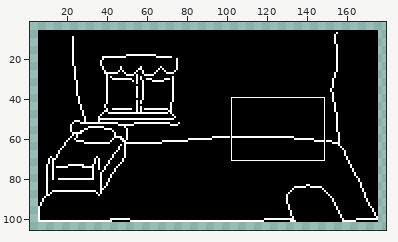
File history of a pixel-art file, images/room.ase. Above, an overview of the earlier version with the close-up marked.
Close-up. First the earlier version:
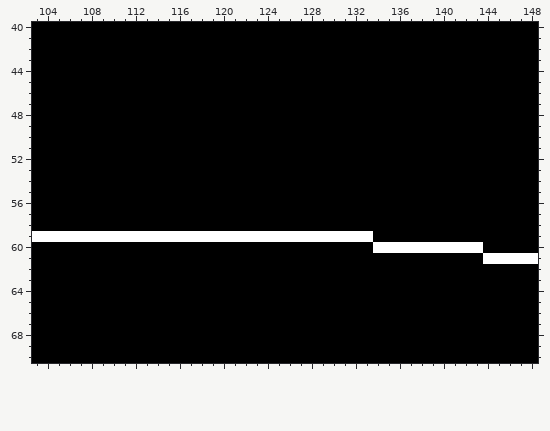
183x109 pixels, 1 frame. Shown: x 103..148, y 40..70. The wide view leaves out empty margins.
And afterwards:
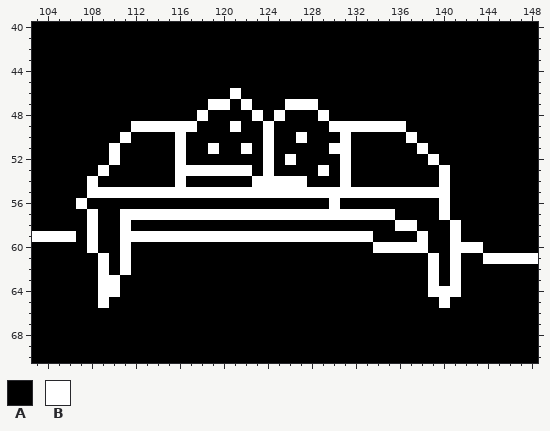
Palette (. is transparent): A #000000  B #ffffff
The exact change:
@@ x 103..148 @@
 45 AAAAAAAAAAAAAAAAAAAAAAAAAAAAAAAAAAAAAAAAAAAAAA
-46 AAAAAAAAAAAAAAAAAAAAAAAAAAAAAAAAAAAAAAAAAAAAAA
-47 AAAAAAAAAAAAAAAAAAAAAAAAAAAAAAAAAAAAAAAAAAAAAA
-48 AAAAAAAAAAAAAAAAAAAAAAAAAAAAAAAAAAAAAAAAAAAAAA
-49 AAAAAAAAAAAAAAAAAAAAAAAAAAAAAAAAAAAAAAAAAAAAAA
-50 AAAAAAAAAAAAAAAAAAAAAAAAAAAAAAAAAAAAAAAAAAAAAA
-51 AAAAAAAAAAAAAAAAAAAAAAAAAAAAAAAAAAAAAAAAAAAAAA
-52 AAAAAAAAAAAAAAAAAAAAAAAAAAAAAAAAAAAAAAAAAAAAAA
-53 AAAAAAAAAAAAAAAAAAAAAAAAAAAAAAAAAAAAAAAAAAAAAA
-54 AAAAAAAAAAAAAAAAAAAAAAAAAAAAAAAAAAAAAAAAAAAAAA
-55 AAAAAAAAAAAAAAAAAAAAAAAAAAAAAAAAAAAAAAAAAAAAAA
-56 AAAAAAAAAAAAAAAAAAAAAAAAAAAAAAAAAAAAAAAAAAAAAA
-57 AAAAAAAAAAAAAAAAAAAAAAAAAAAAAAAAAAAAAAAAAAAAAA
-58 AAAAAAAAAAAAAAAAAAAAAAAAAAAAAAAAAAAAAAAAAAAAAA
-59 BBBBBBBBBBBBBBBBBBBBBBBBBBBBBBBAAAAAAAAAAAAAAA
-60 AAAAAAAAAAAAAAAAAAAAAAAAAAAAAAABBBBBBBBBBAAAAA
-61 AAAAAAAAAAAAAAAAAAAAAAAAAAAAAAAAAAAAAAAAABBBBB
-62 AAAAAAAAAAAAAAAAAAAAAAAAAAAAAAAAAAAAAAAAAAAAAA
-63 AAAAAAAAAAAAAAAAAAAAAAAAAAAAAAAAAAAAAAAAAAAAAA
-64 AAAAAAAAAAAAAAAAAAAAAAAAAAAAAAAAAAAAAAAAAAAAAA
-65 AAAAAAAAAAAAAAAAAAAAAAAAAAAAAAAAAAAAAAAAAAAAAA
+46 AAAAAAAAAAAAAAAAAABAAAAAAAAAAAAAAAAAAAAAAAAAAA
+47 AAAAAAAAAAAAAAAABBABAAABBBAAAAAAAAAAAAAAAAAAAA
+48 AAAAAAAAAAAAAAABAAAABABAAABAAAAAAAAAAAAAAAAAAA
+49 AAAAAAAAABBBBBBAAABAABAAAAABBBBBBBAAAAAAAAAAAA
+50 AAAAAAAABAAAABAAAAAAABAABAAABAAAAABAAAAAAAAAAA
+51 AAAAAAABAAAAABAABAABABAAAAABBAAAAAABAAAAAAAAAA
+52 AAAAAAABAAAAABAAAAAAABABAAAABAAAAAAABAAAAAAAAA
+53 AAAAAABAAAAAABBBBBBBABAAAABABAAAAAAAABAAAAAAAA
+54 AAAAABAAAAAAABAAAAAABBBBBAAABAAAAAAAABAAAAAAAA
+55 AAAAABBBBBBBBBBBBBBBBBBBBBBBBBBBBBBBBBAAAAAAAA
+56 AAAABAAAAAAAAAAAAAAAAAAAAAABAAAAAAAAABAAAAAAAA
+57 AAAAABAABBBBBBBBBBBBBBBBBBBBBBBBBAAAABAAAAAAAA
+58 AAAAABAABAAAAAAAAAAAAAAAAAAAAAAAABBAAABAAAAAAA
+59 BBBBABAABBBBBBBBBBBBBBBBBBBBBBBAAAABAABAAAAAAA
+60 AAAAABAABAAAAAAAAAAAAAAAAAAAAAABBBBBAABBBAAAAA
+61 AAAAAABABAAAAAAAAAAAAAAAAAAAAAAAAAAABABAABBBBB
+62 AAAAAABABAAAAAAAAAAAAAAAAAAAAAAAAAAABABAAAAAAA
+63 AAAAAABBAAAAAAAAAAAAAAAAAAAAAAAAAAAABABAAAAAAA
+64 AAAAAABBAAAAAAAAAAAAAAAAAAAAAAAAAAAABBBAAAAAAA
+65 AAAAAABAAAAAAAAAAAAAAAAAAAAAAAAAAAAAABAAAAAAAA
 66 AAAAAAAAAAAAAAAAAAAAAAAAAAAAAAAAAAAAAAAAAAAAAA
Boxes around the changes in both close-ups, in picture pixels (x1, y1, x2, y2):
changed: (76, 88, 461, 308)
